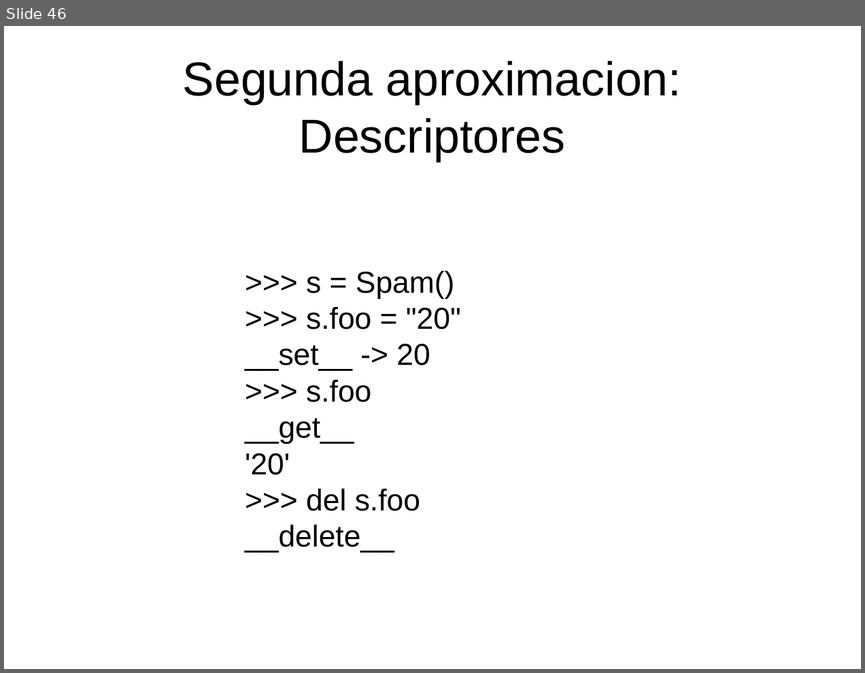
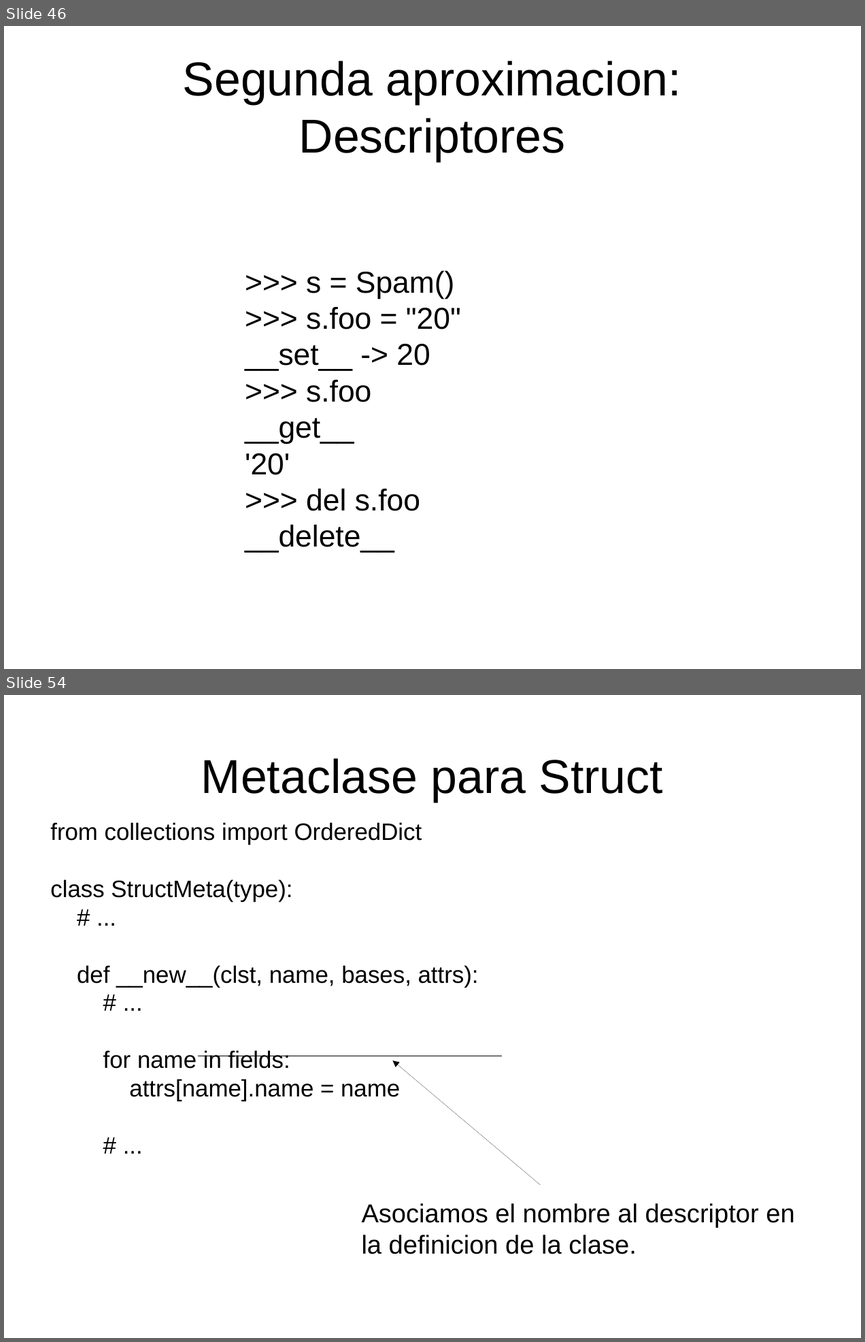
Before and after one commit to niwinz/niwi-slides, a slide deck: meta-py3/slides.odp. Shown one above the other, each under a label of ours: slide 46 before the commit, slides 46 and 54 after it; the slides between them are not shown. The pictures are 865x673 and 865x1342 pixels, drawn with LibreOffice and Linux fonts; fonts in the diff are those of the drawing. Boxes give left, top, right and bottom in pixels: in the first picture for what was removed or moved away, otherwise in the second. Text is boxed around its words. In the diff, an @@ line names an element or a change of style, - is before the commit and + after.

Commit message:
Update py3-meta slides.

```diff
--- a/meta-py3/slides.odp
+++ b/meta-py3/slides.odp
@@ slide 54 added at [4, 695, 861, 1338], background #FFFFFF @@
@@ title added at [201, 758, 663, 802], 44 pt, text #000000 @@
+Metaclase para Struct
@@ text added at [50, 822, 479, 1101], 22 pt, text #000000 @@
+from collections import OrderedDict
+class StructMeta(type):
+# ...
+def __new__(clst, name, bases, attrs):
+# ...
+for name in fields:
+attrs[name].name = name
+# ...
@@ line added from (198, 1056) to (502, 1056), #000000 0 pt @@
@@ arrow added from (541, 1185) to (393, 1060), #000000 0 pt @@
@@ text added at [362, 1203, 794, 1254], 24 pt, text #000000 @@
+Asociamos el nombre al descriptor en
+la definicion de la clase.
```
Also in this commit, not shown: 2 slides changed, 18 other slides added.
